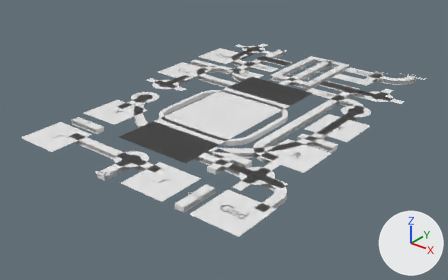
Before and after pictures for a commit that changed the Blender file primitives/nand3/nand3.blend.
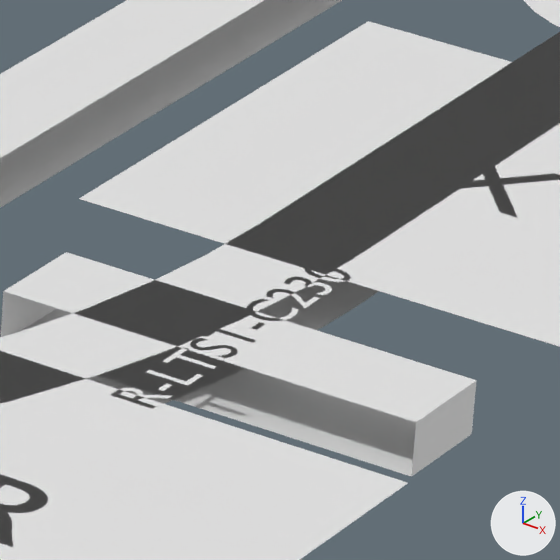
The first picture shows the older version from a camera (50 mm lens) standing at (7.78, -10.21, 5.38) and looking at (-0.09, -0.37, -0.72). The close-ups show both versions on the part from 66% to 77% of the width and 40% to 57% of the height of that picture; other places that the commit changed are outside them. The axes (+X, +Y, +Z) are drawn at lower right. The lights are the same throughout.

Script lines for the objects in view, before the commit:
```python
me_plane_004 = bpy.data.meshes.new('Plane.004')
me_plane_004.from_pydata(...)  # 236 vertices, 111 faces; spans x -2.2..2.2, y -4.0..4.0, z -0.1..0.0
me_plane_010 = bpy.data.meshes.new('Plane.010')
me_plane_010.from_pydata(...)  # 132 vertices, 57 faces; spans x -2.2..2.9, y -3.25..4.3, z -0.1..0.0
txt_text_005 = bpy.data.curves.new('Text.005', 'FONT')
txt_text_005.body = 'R-LTST-C230'
txt_text_005.align_x = 'CENTER'
txt_text_005.align_y = 'CENTER'
ob_plane_030 = bpy.data.objects.new('Plane.030', me_plane_010)
ob_plane_030.location = (0.0, 0.0, 0.0)
_m = ob_plane_030.modifiers.new('Solidify', 'SOLIDIFY')
_m.solidify_mode = 'NON_MANIFOLD'
_m.thickness = 0.2
_m.offset = 0.0
_m.use_rim_only = True
_m.nonmanifold_boundary_mode = 'ROUND'
ob_plane_039 = bpy.data.objects.new('Plane.039', me_plane_004)
ob_plane_039.location = (0.0, 0.0, 0.0)
_m = ob_plane_039.modifiers.new('Solidify', 'SOLIDIFY')
_m.solidify_mode = 'NON_MANIFOLD'
_m.thickness = 0.2
_m.offset = 0.0
_m.use_rim_only = True
_m.nonmanifold_boundary_mode = 'ROUND'
ob_text_005 = bpy.data.objects.new('Text.005', txt_text_005)
ob_text_005.location = (2.3, -0.4, 0.0)
ob_text_005.rotation_euler = (0.0, 0.0, 1.571)  # degrees (0, 0, 90)
ob_text_005.scale = (0.12, 0.12, 0.12)
# also in view: 'Plane.006' at (-0.1, 0.1, -0.05); 'Plane.025' at (0.05, -0.04, 0.0); 'Text.021' at (2.31, -1.19, 0.0)
```
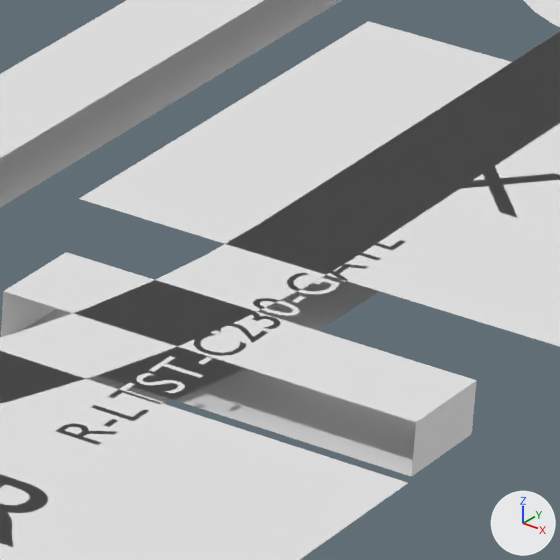
Location of each change, [x1, y1, x2, y2] in pixels of the close-ups (560 x 560 px):
'Text.005', text changed: before [112, 265, 351, 409]; after [56, 230, 406, 445]

What the commit changed:
In text 'Text.005' (txt_text_005), body goes from 'R-LTST-C230' to 'R-LTST-C230-GATE'.
